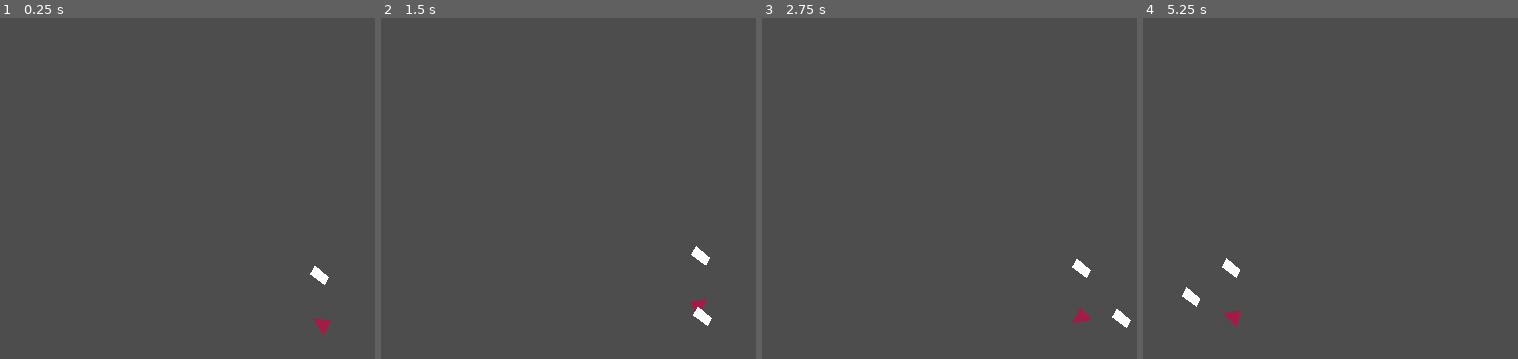
Above: before the commit, frames 1-4 (left to right).
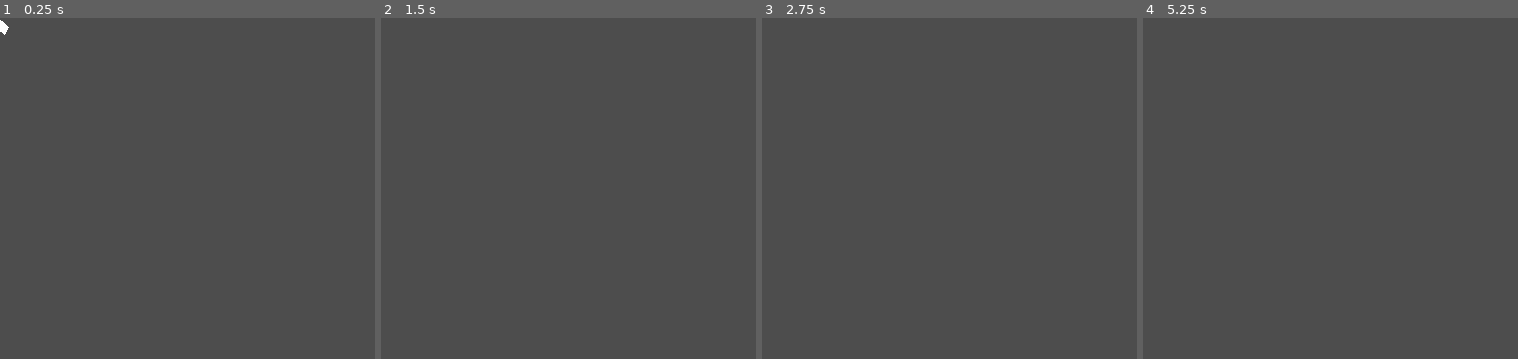
Above: after the commit, the same moments.

Repository: Parker-Vetter/SubwayUnderSea
Game: Godot game, scene res://Scenes/test_scene.tscn
Two runs of this game, one before a commit and one after it. Both use one fixed random seed, a clock stepped at 60 frames per second and the inputs below.
Inputs (mouse positions are in pixels of both pictures, inside the frame that each line leads up to):
- Up to frame 1 (0.25 s): no input
- Up to frame 2 (1.5 s): move the mouse to (outside the picture) at 0.52 s; hold D (right) 0.53-1.28 s; move the mouse to (572, 215) at 1.27 s; hold S (down) from 1.28 s (still down)
- Up to frame 3 (2.75 s): move the mouse to (outside the picture) at 2.02 s; release S (down) at 2.03 s; hold D (right) from 2.03 s (still down)
- Up to frame 4 (5.25 s): move the mouse to (1431, 270) at 2.77 s; release D (right) at 2.78 s; hold W (up) 2.78-3.53 s; move the mouse to (outside the picture) at 3.52 s; hold A (left) 3.53-5.03 s; tap Enter at 4.25 s; move the mouse to (1270, 144) at 4.27 s; tap R (restart) at 5 s; move the mouse to (1495, 198) at 5.02 s; hold S (down) from 5.03 s (still down)

The runs differ from the first frame. In frame 1, 0.3% of the frame differs, in the area x 0-89%, y 0-93%; in frame 2, 0.4%; in frame 3, 0.4%; in frame 4, 0.4%, in the area x 10-27%, y 70-91%.
Error before the commit: Invalid access to property or key 'position' on a base object of type 'previously freed'. (res://tools/camera.gd:36)

Commit message:
Added initial lighting stuff
:)

Diff:
--- /dev/null
+++ b/subwaysea/Scenes/lightTest.tscn
@@ -0,0 +1,73 @@
+[gd_scene load_steps=9 format=3 uid="uid://de5ltwg805lo5"]
+
+[ext_resource type="Texture2D" uid="uid://b0rcu3ubllxrt" path="res://Icons/CONE.png" id="1_ylxng"]
+[ext_resource type="Script" path="res://Scripts/player_light.gd" id="2_sfwjp"]
+[ext_resource type="Texture2D" uid="uid://dcgdftmbhk2d3" path="res://Icons/2d_lights_and_shadows_neutral_point_light.webp" id="3_yn5vb"]
+[ext_resource type="Texture2D" uid="uid://g1yjhr8wulci" path="res://Icons/icon.png" id="4_d8p54"]
+
+[sub_resource type="CanvasItemMaterial" id="CanvasItemMaterial_l01m6"]
+light_mode = 2
+
+[sub_resource type="CanvasItemMaterial" id="CanvasItemMaterial_tkw67"]
+light_mode = 2
+
+[sub_resource type="OccluderPolygon2D" id="OccluderPolygon2D_d120p"]
+polygon = PackedVector2Array(190, 67, 223, 89, 242, 64, 206, 43)
+
+[sub_resource type="CanvasItemMaterial" id="CanvasItemMaterial_af758"]
+light_mode = 2
+
+[node name="Node2D" type="Node2D"]
+
+[node name="ColorRect" type="ColorRect" parent="."]
+offset_right = 1152.0
+offset_bottom = 648.0
+size_flags_horizontal = 4
+size_flags_vertical = 4
+color = Color(0.099986, 0.099986, 0.099986, 1)
+
+[node name="PlayerLight" type="PointLight2D" parent="."]
+texture_filter = 3
+position = Vector2(124, 76)
+color = Color(1, 1, 1, 0)
+range_item_cull_mask = 2
+shadow_enabled = true
+texture = ExtResource("1_ylxng")
+offset = Vector2(128, 0)
+script = ExtResource("2_sfwjp")
+
+[node name="PlayerLight" type="PointLight2D" parent="PlayerLight"]
+texture_filter = 3
+shadow_enabled = true
+texture = ExtResource("1_ylxng")
+offset = Vector2(128, 0)
+script = ExtResource("2_sfwjp")
+
+[node name="PointLight2D" type="PointLight2D" parent="."]
+material = SubResource("CanvasItemMaterial_l01m6")
+position = Vector2(101, 31)
+scale = Vector2(0.675705, 0.675705)
+color = Color(1, 0.85098, 0.129412, 0.294118)
+energy = 6.0
+shadow_enabled = true
+texture = ExtResource("3_yn5vb")
+height = 10.0
+
+[node name="LightOccluder2D2" type="LightOccluder2D" parent="."]
+material = SubResource("CanvasItemMaterial_tkw67")
+position = Vector2(9, 21)
+occluder = SubResource("OccluderPolygon2D_d120p")
+occluder_light_mask = 3
+
+[node name="Camera2D" type="Camera2D" parent="."]
+position = Vector2(219, 155)
+scale = Vector2(0.997663, 1)
+
+[node name="Cat" type="Sprite2D" parent="."]
+light_mask = 2
+material = SubResource("CanvasItemMaterial_af758")
+position = Vector2(298, 59)
+scale = Vector2(0.110294, 0.110294)
+texture = ExtResource("4_d8p54")
+
+[node name="CanvasModulate" type="CanvasModulate" parent="."]
--- /dev/null
+++ b/subwaysea/Scripts/player_light.gd
@@ -0,0 +1,5 @@
+extends PointLight2D
+
+
+func _process(delta: float) -> void:
+	look_at(get_global_mouse_position())
--- a/subwaysea/project.godot
+++ b/subwaysea/project.godot
@@ -18,7 +18,6 @@
 [autoload]
 
 Director="*res://Scripts/director.gd"
-Camera="*res://tools/camera.gd"
 
 [display]
 
Binary file added: subwaysea/Icons/2d_lights_and_shadows_neutral_point_light.webp
Not shown, added: subwaysea/Icons/2d_lights_and_shadows_neutral_point_light.webp.import
Binary file added: subwaysea/Icons/CONE.png
Not shown, added: subwaysea/Icons/CONE.png.import
Binary file added: subwaysea/Icons/Light.png
Not shown, added: subwaysea/Icons/Light.png.import
